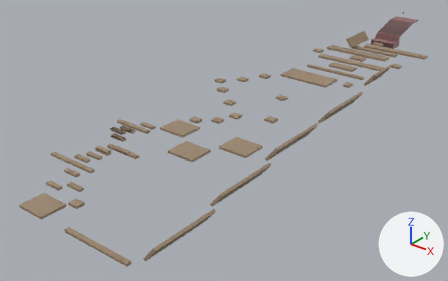
What one commit did to the glTF model assets/playground.glb.
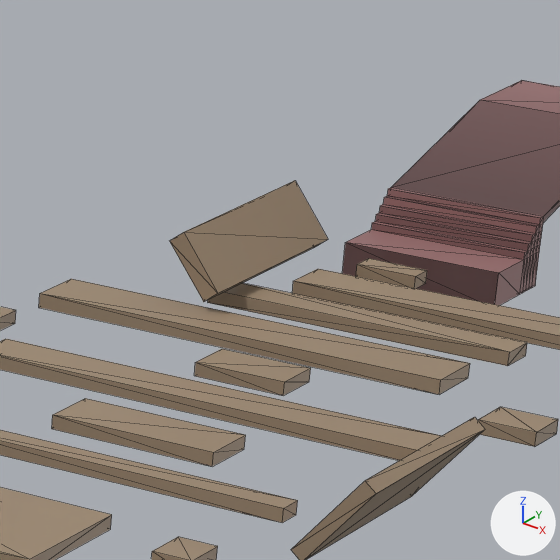
The first picture shows the older version from a 50 mm lens placed at (244.0, -590.0, 163.0), pointed at (-42.0, -233.0, -58.0). The close-ups show both versions on the part from 72% to 90% of the width and 2% to 31% of the height of that picture; other places that the commit changed are outside them. Lighting does not change. The marker at lower right points along +X, +Y and +Z. The close-ups show mesh edges as thin lines. Where no turn or scale is listed for an object, it has been applied to the vertices.
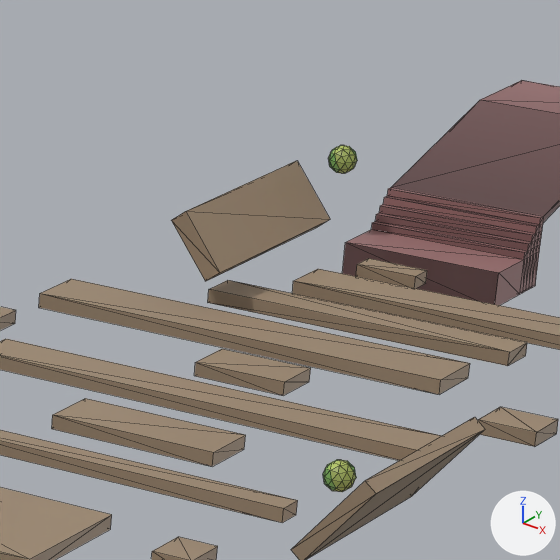
ob_plattform_006 is not drawn itself; it is the parent of ob_cube_009.

The change, as a diff of the scene's bpy script:
```diff
--- a/assets/playground.glb.py
+++ b/assets/playground.glb.py
@@ mat_speedboost @@
+mat_speedboost = bpy.data.materials.new('SpeedBoost')
+# uses the picture img_resurrect_64_32x
@@ me_icosphere @@
+me_icosphere.from_pydata(...)  # an icosphere of 80 faces spanning x -0.95..0.95, y -1.0..1.0, z -1.0..1.0
+me_icosphere.materials.append(mat_speedboost)
@@ ob_plattform_006 @@
 ob_plattform_006 = bpy.data.objects.new('Plattform.006', None)
-ob_plattform_006.location = (-16.37, -61.86, -8.367)
+ob_plattform_006.location = (-16.37, -61.86, -5.501)
 ob_plattform_006.rotation_euler = (2.244, 0.0, -1.571)  # degrees (129, 0, -90)
@@ ob_icosphere_001 @@
+ob_icosphere_001 = bpy.data.objects.new('Icosphere.001', me_icosphere)
+ob_icosphere_001.parent = ob_speedboost_003
+ob_icosphere_001.location = (6.314, -16.0, 0.223)
+ob_icosphere_001.scale = (2.0, 2.0, 2.0)
@@ ob_speedboost_003 @@
+ob_speedboost_003 = bpy.data.objects.new('SpeedBoost.003', None)
+ob_speedboost_003.location = (25.79, -114.5, -12.86)
@@ ob_icosphere @@
+ob_icosphere = bpy.data.objects.new('Icosphere', me_icosphere)
+ob_icosphere.parent = ob_speedboost
+ob_icosphere.location = (6.314, -16.0, 0.223)
+ob_icosphere.scale = (2.0, 2.0, 2.0)
@@ ob_speedboost @@
+ob_speedboost = bpy.data.objects.new('SpeedBoost', None)
+ob_speedboost.location = (-18.26, -28.75, -0.188)
```

Boxes [x1, y1, x2, y2] around the edits, measured in the close-ups (560 x 560 px):
'Cube.009', moved: before [170, 181, 328, 302]; after [171, 161, 330, 281]
'Icosphere.001', added: after [323, 460, 356, 492]
'Icosphere', added: after [328, 145, 357, 173]
'Cube.051', unchanged, covered by the edit: before [478, 407, 558, 447]; after [0, 307, 16, 330]
'Cube.050', unchanged, uncovered by the edit: after [478, 407, 558, 447]
